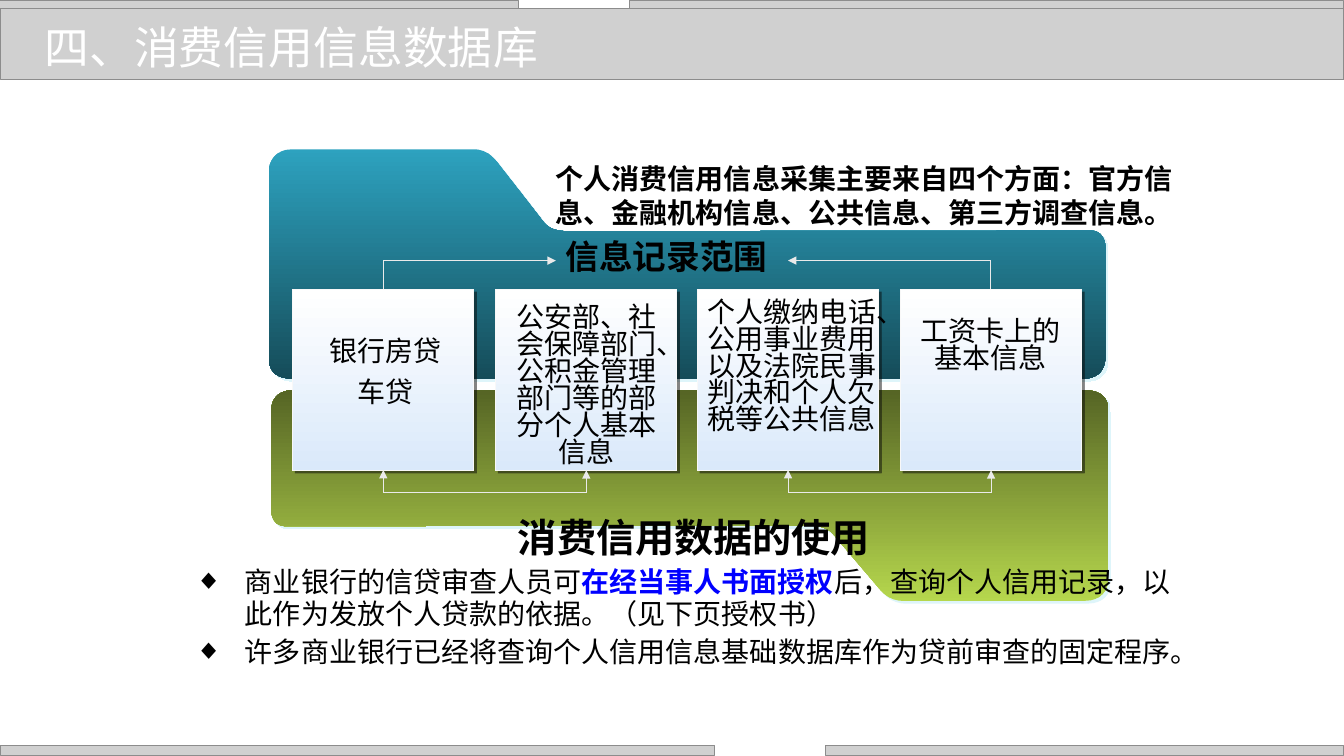
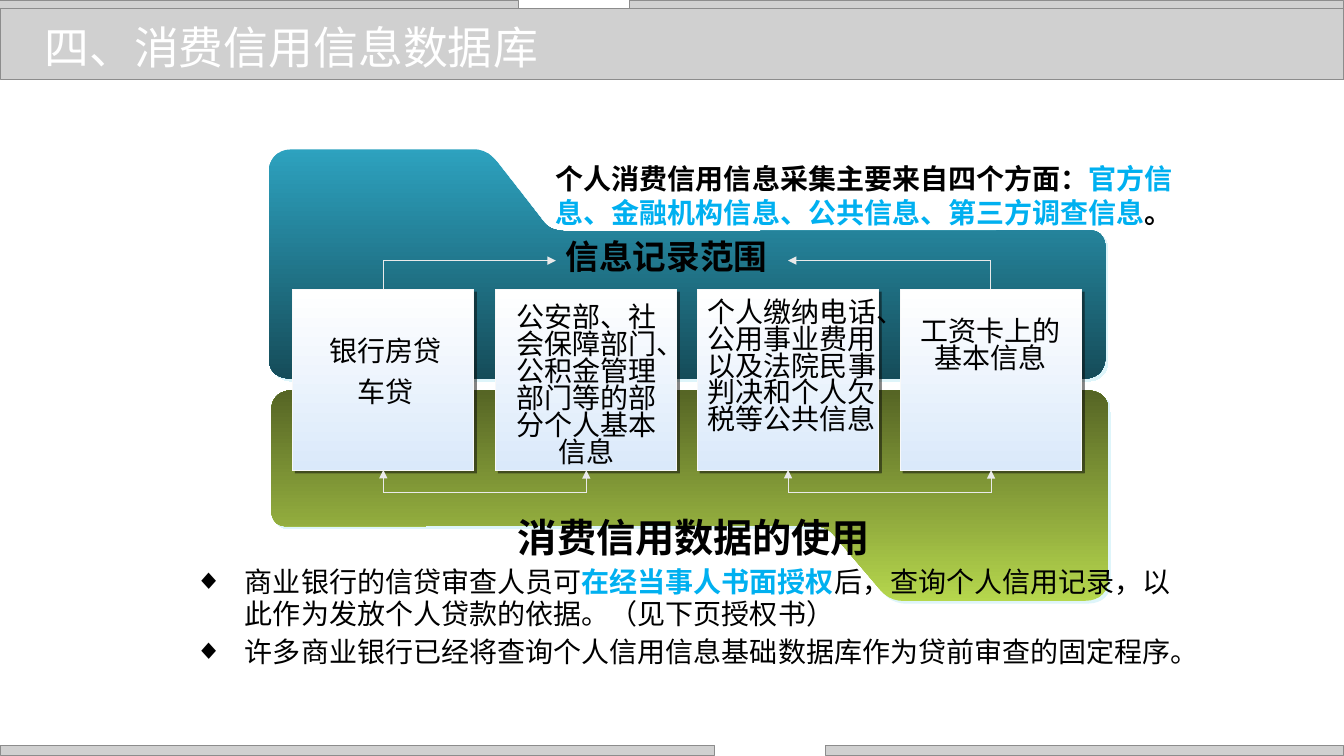
Before and after one commit to zhangjianzhang/internet_credit, a slide deck: slide 28 of files/slides/lecture_16.pptx. Drawn at 1344x756 pixels with LibreOffice and Linux fonts; fonts in the diff are those of the drawing; grey boxes stand for pictures; background and template pictures are left out. Boxes give left, top, right and bottom in pixels: in the first picture for what was removed or moved away, otherwise in the second. Text is boxed around its words. In the diff, an @@ line names an element or a change of style, - is before the commit and + after.

```diff
--- a/files/slides/lecture_16.pptx
+++ b/files/slides/lecture_16.pptx
@@ text "个人消费信用信息采集主要来自四个方面：官方信息、金融机构信息、公共信息、第三方调查信息。" at (556,165,1173,231): text colour #000000 to #00B0F0 in "个人消费信用信息采集主要来自四个方面：官方信息、金融机构信息、公共信息、第三方调查信息。" @@
@@ text at (245,564,1171,627): text colour #0000FF to #00B0F0 in "商业银行的信贷审查人员可在经当事人书面授权后，查询个人信用记录，以此作为发放个人贷款的依据。（见下页授权书）" @@
```
Also in this commit, not shown: 27 other slides changed, 10 other files.
